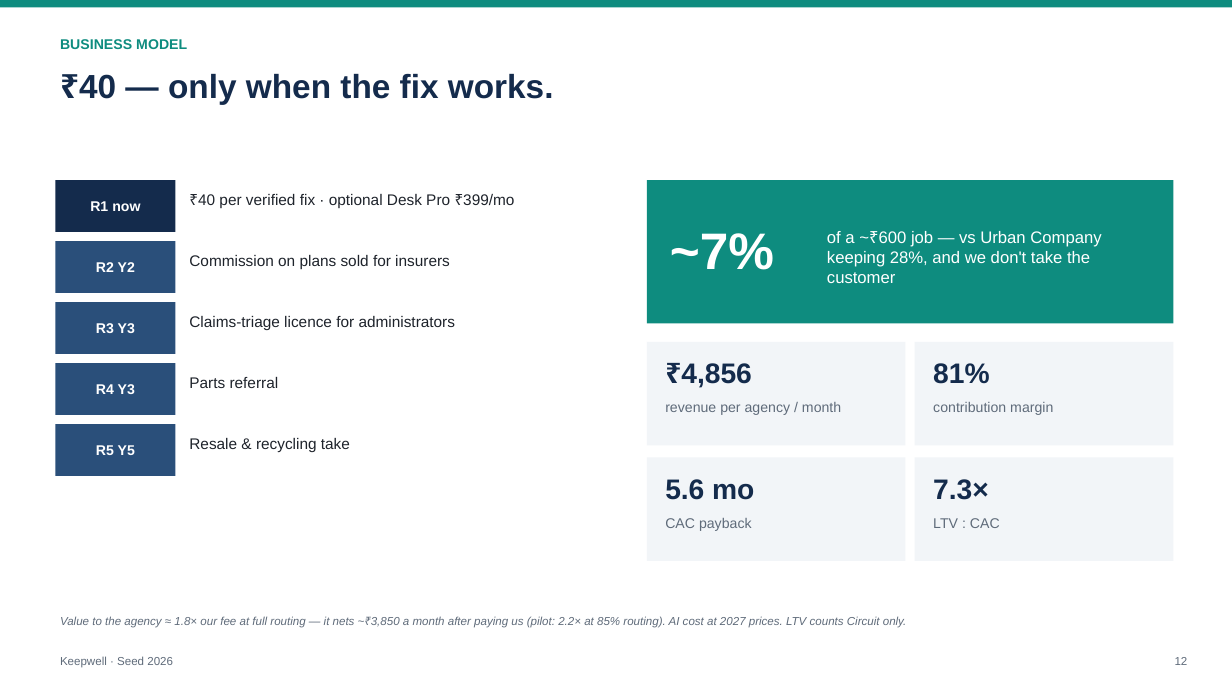
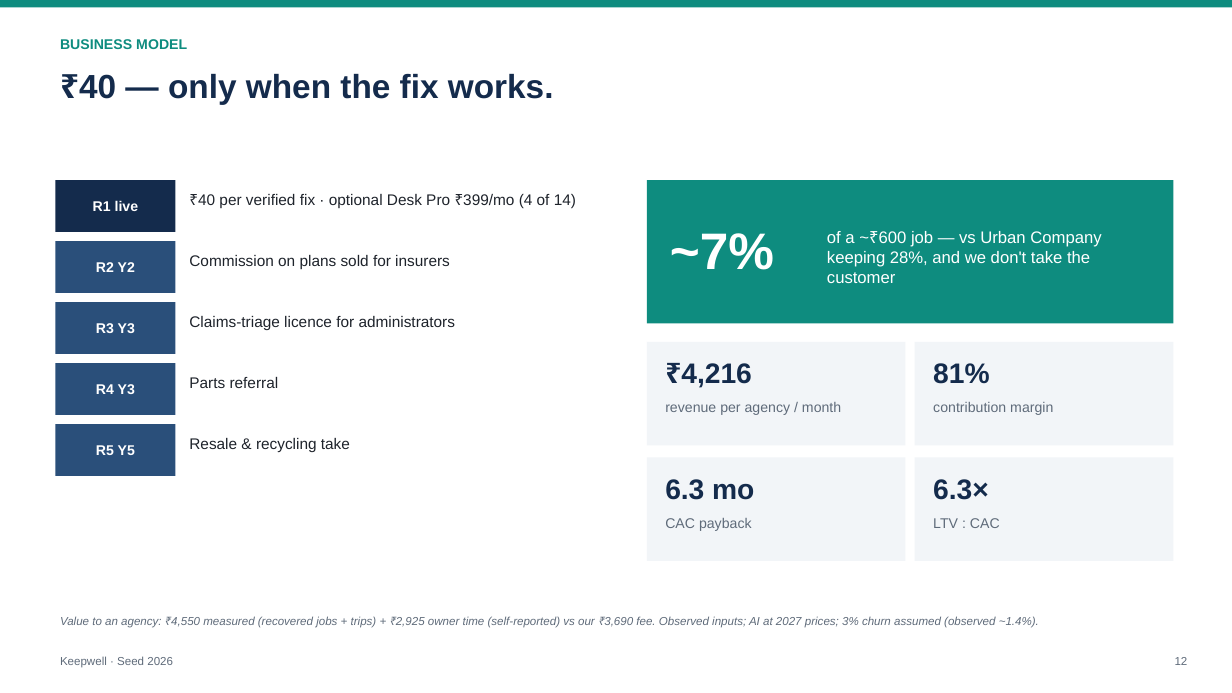
Before and after one commit to PrathyushaKalluri/keepwell, a slide deck: slide 12 of pitch/deck/Keepwell_Seed_Deck.pptx. Drawn at 1232x693 pixels with LibreOffice and Linux fonts; fonts in the diff are those of the drawing. Boxes give left, top, right and bottom in pixels: in the first picture for what was removed or moved away, otherwise in the second. Text is boxed around its words. In the diff, an @@ line names an element or a change of style, - is before the commit and + after.

```diff
--- a/pitch/deck/Keepwell_Seed_Deck.pptx
+++ b/pitch/deck/Keepwell_Seed_Deck.pptx
@@ text at [93, 200, 139, 211]: text changed @@
-R1 now
+R1 live
@@ text at [198, 194, 576, 209]: text changed @@
-₹40 per verified fix · optional Desk Pro ₹399/mo
+₹40 per verified fix · optional Desk Pro ₹399/mo (4 of 14)
@@ text at [681, 363, 752, 388]: text changed @@
-₹4,856
+₹4,216
@@ text at [665, 479, 754, 500]: text changed @@
-5.6 mo
+6.3 mo
@@ text at [933, 479, 989, 500]: text changed @@
-7.3×
+6.3×
@@ text at [60, 617, 1039, 628]: text changed @@
-Value to the agency ≈ 1.8× our fee at full routing — it nets ~₹3,850 a month after paying us (pilot: 2.2× at 85% routing). AI cost at 2027 prices. LTV counts Circuit only.
+Value to an agency: ₹4,550 measured (recovered jobs + trips) + ₹2,925 owner time (self-reported) vs our ₹3,690 fee. Observed inputs; AI at 2027 prices; 3% churn assumed (observed ~1.4%).
```
Also in this commit, not shown: 24 other slides changed, 25 other files.
